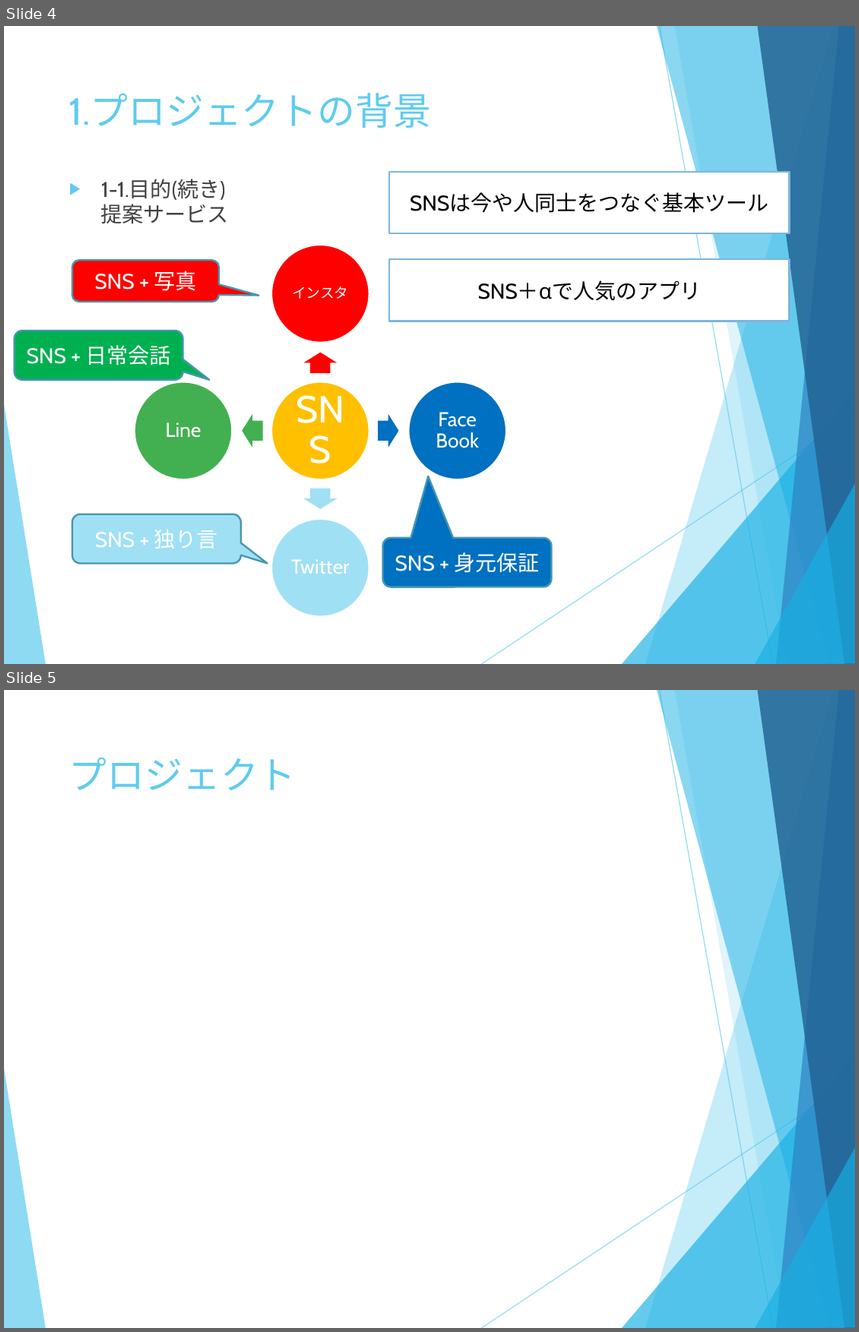
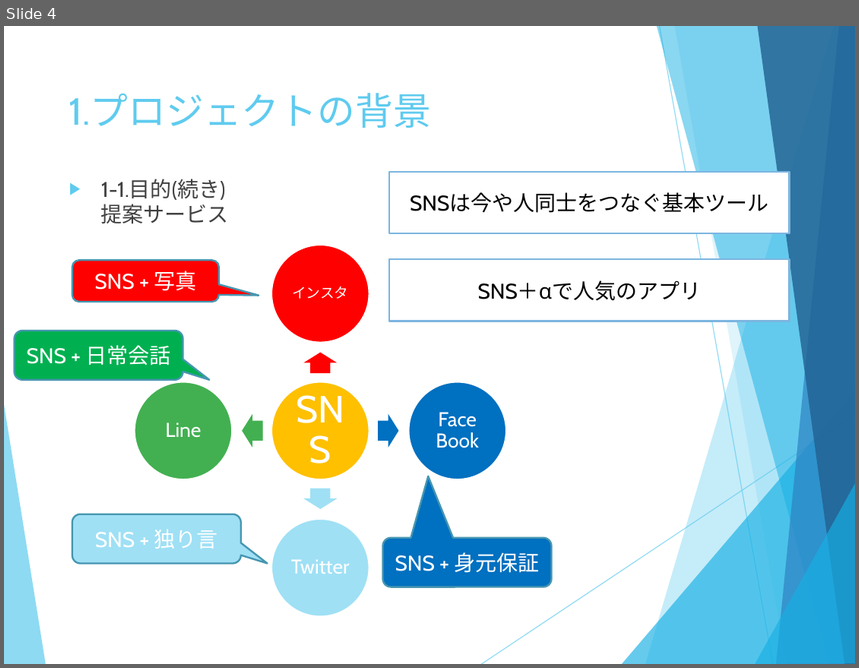
Before and after one commit to junteruki/Muscle-training-SNS, a slide deck: MuscleSNS_企画書兼要件定義書_照屋_v1.pptx. Shown one above the other, each under a label of ours: slides 4 and 5 before the commit, slide 4 after it. The pictures are 859x1332 and 859x668 pixels, drawn with LibreOffice and Linux fonts; fonts in the diff are those of the drawing. Boxes give left, top, right and bottom in pixels: in the first picture for what was removed or moved away, otherwise in the second. Text is boxed around its words. In the diff, an @@ line names an element or a change of style, - is before the commit and + after.

```diff
--- a/MuscleSNS_企画書兼要件定義書_照屋_v1.pptx
+++ b/MuscleSNS_企画書兼要件定義書_照屋_v1.pptx
@@ slide 5 removed at (x1=4, y1=690, x2=855, y2=1328), background #FFFFFF; not listed: 10 template elements that a slide beside it also shows @@
@@ title removed at (x1=69, y1=757, x2=297, y2=790) @@
-プロジェクト
```
Also in this commit, not shown: 5 slides added.
